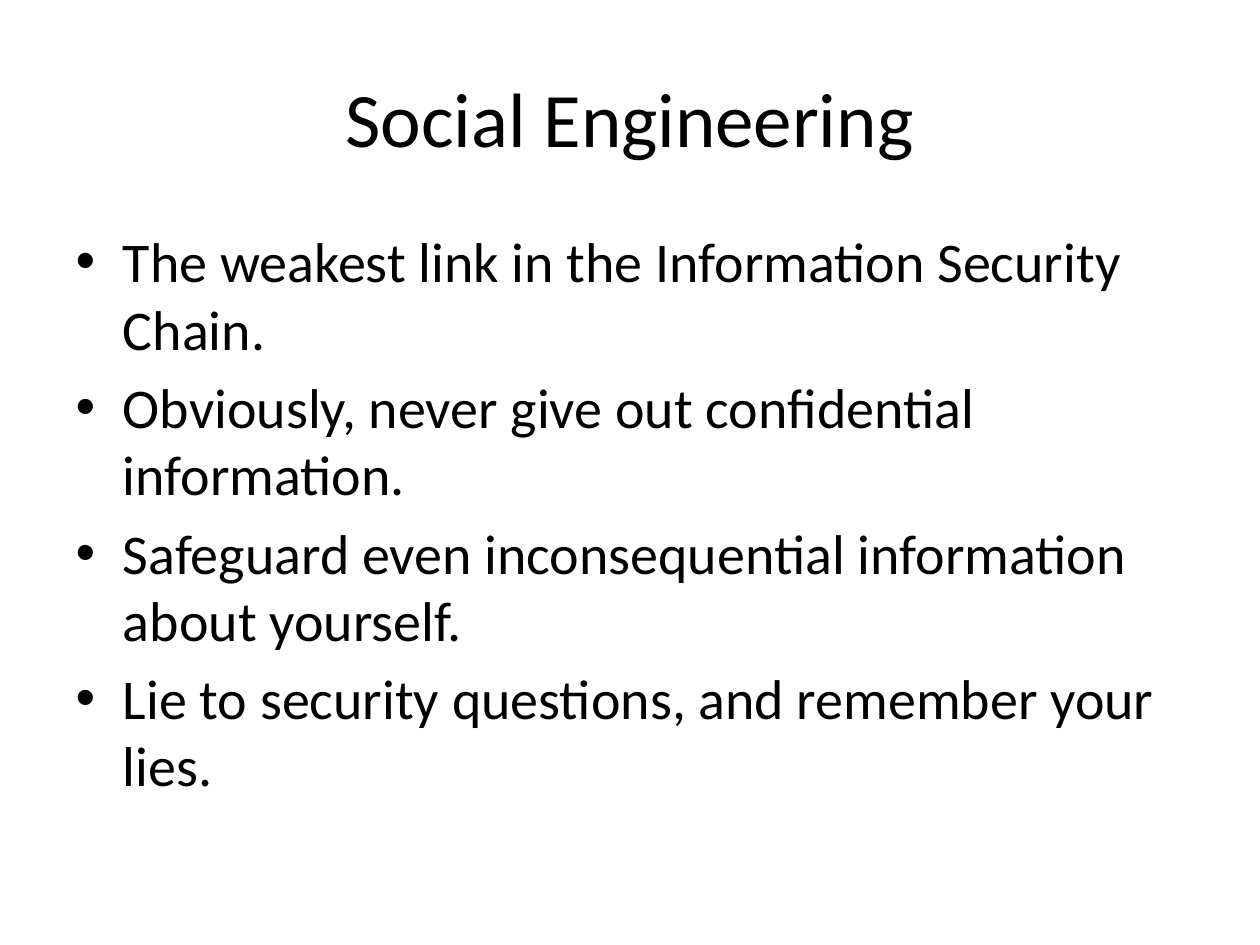
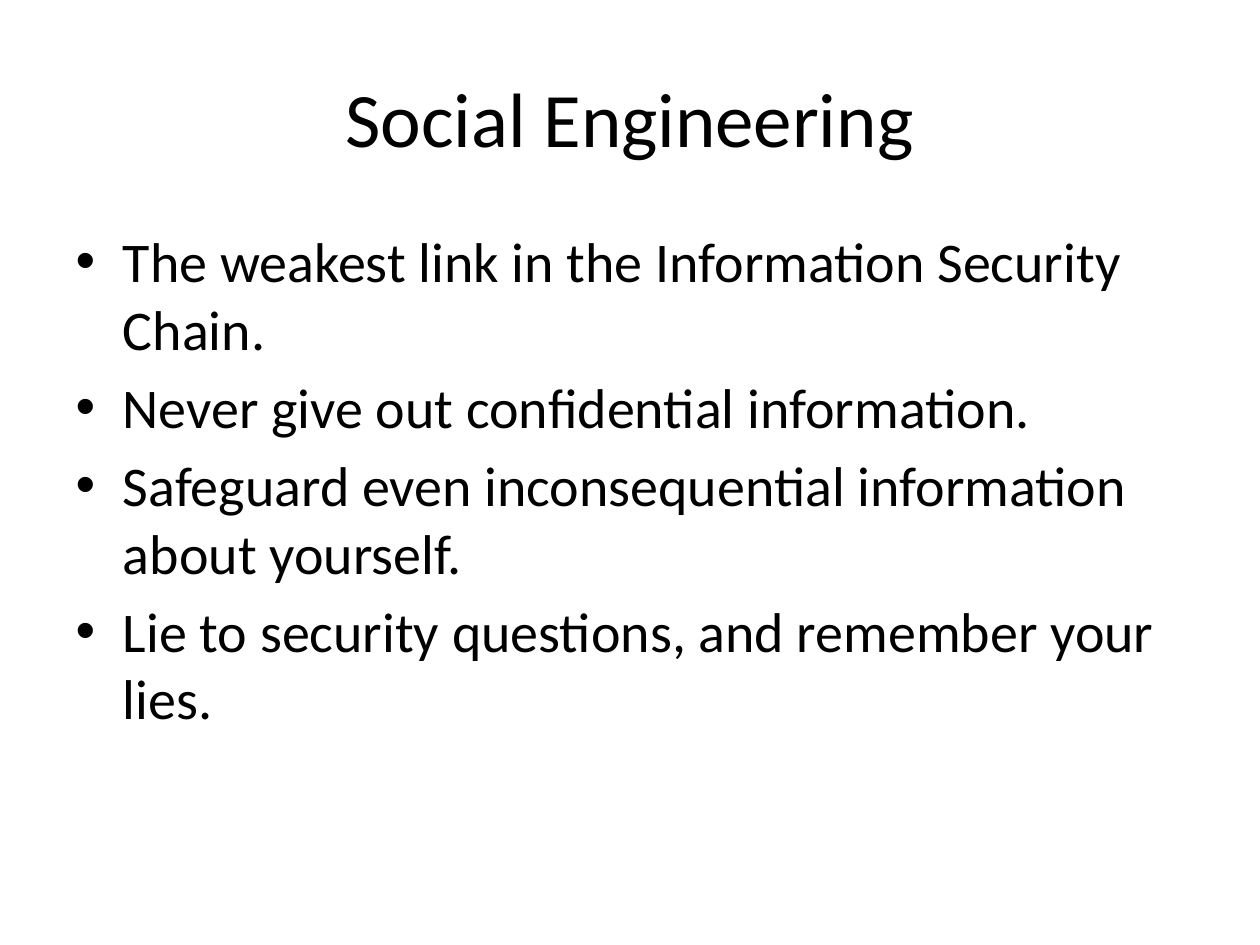
Before and after one commit to casmos1/Learning, a slide deck: slide 9 of Security/Content/Documents/Security.pptx. Drawn at 1260x945 pixels with LibreOffice and Linux fonts; fonts in the diff are those of the drawing. Boxes give left, top, right and bottom in pixels: in the first picture for what was removed or moved away, otherwise in the second. Text is boxed around its words. In the diff, an @@ line names an element or a change of style, - is before the commit and + after.

```diff
--- a/Security/Content/Documents/Security.pptx
+++ b/Security/Content/Documents/Security.pptx
@@ text at (123, 389, 1029, 438): text changed @@
-• Obviously, never give out confidential information.
+• Never give out confidential information.
```
Also in this commit, not shown: 7 other slides changed, 1 slide added, 1 slide removed, 18 other files.
